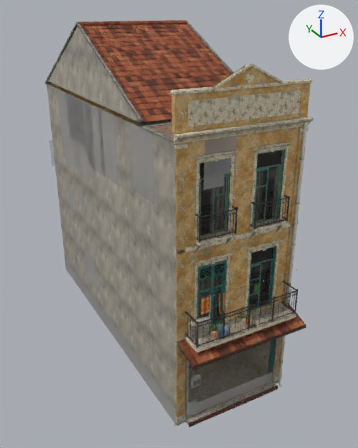
What one commit did to the glTF model assets/models/city/colonial_3f_w5_ochre.glb.
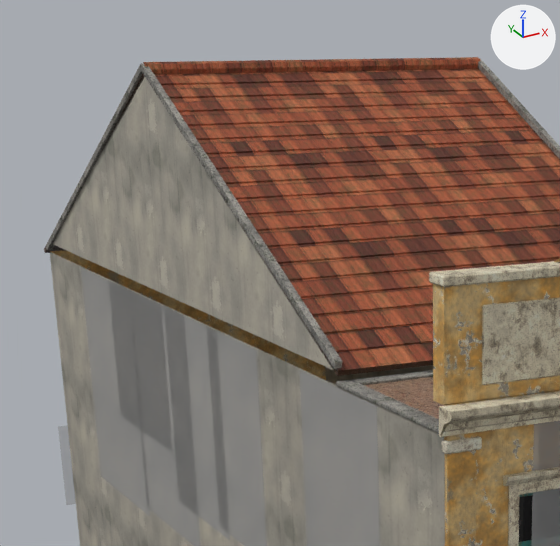
Each version appears first whole from a 50 mm camera at (-9.25, -12.5, 14.57) aimed at (0.66, 5.53, 5.55), and next in a close-up on the part from 8% to 60% of the width and 0% to 40% of the height. The lights are fixed; the arrows at upper right show +X, +Y and +Z. The last two pictures show the newer version. Objects named as collision shapes, trigger or cutter boxes, shadow casters or lower levels of detail are left out. Where no turn or scale is listed for an object, it has been applied to the vertices. Vertices at exactly the same position are counted once.

Names of what the first close-up shows: 'colonial_3f_w5_ochre_detail', 'colonial_3f_w5_ochre_shell'.
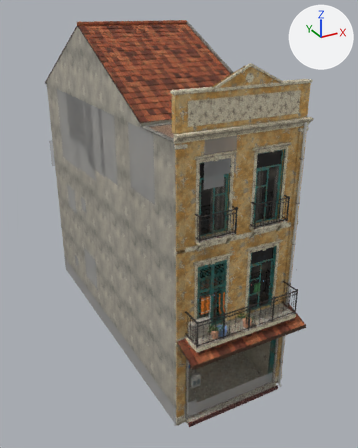
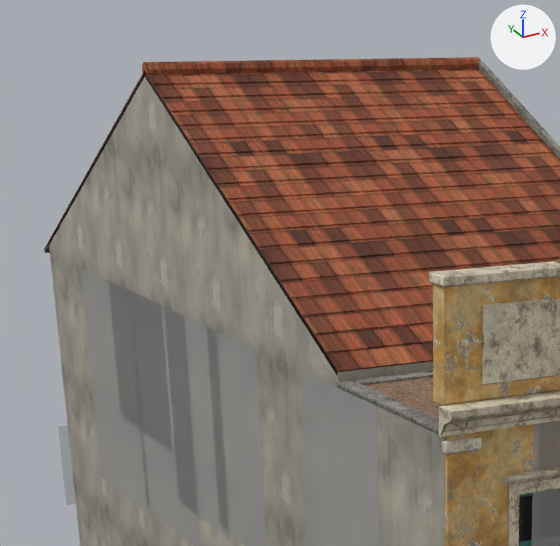
Where the change shows, as pixel boxes (x1, y1, x2, y2) in the close-ups (560 x 546 px):
part 1 of me_colonial_3f_w5_ochre_shell, deleted
    before: (46, 63, 343, 369)
part 2 of me_colonial_3f_w5_ochre_shell, added
    after: (49, 243, 433, 385)

Diff of the bpy script that builds the scene:
```diff
--- a/assets/models/city/colonial_3f_w5_ochre.glb.py
+++ b/assets/models/city/colonial_3f_w5_ochre.glb.py
@@ me_colonial_3f_w5_ochre_shell @@
 # used by ob_colonial_3f_w5_ochre_shell; location = (0.0, 0.0, 0.0)
 # verts and faces of me_colonial_3f_w5_ochre_shell; kept vertices keep their numbers, new ones are numbered from 3730
 # before: 707 (2.5, 14.0, 10.9), 1075 (-2.5, 14.0, 10.9) at pixel (49, 251), 3627 (-2.5, 14.0, 11.1) at pixel (48, 242), 3628 (-2.5, 2.4, 11.1) at pixel (337, 372), 3629 (2.5, 2.4, 11.1)
 # before: 3630 (2.5, 14.0, 11.1), 3632 (-2.5, 2.4, 10.9) at pixel (338, 386), 3633 (2.5, 2.4, 10.9)
-me_colonial_3f_w5_ochre_shell.from_pydata(...)  # 3730 vertices, 5941 faces; spans x -2.6..2.6, y -1.1..14.4, z 0.0..14.0
+me_colonial_3f_w5_ochre_shell.from_pydata(...)  # 3718 vertices, 5929 faces; spans x -2.6..2.6, y -1.1..14.4, z 0.0..14.0
+# me_colonial_3f_w5_ochre_shell part 1: the loose piece of 12 vertices spanning x -2.5, y 2.4..14.0, z 10.9..14.0 is deleted
+# me_colonial_3f_w5_ochre_shell part 2
+faces += [(1075, 3628, 3627), (1075, 3632, 3628), (707, 3630, 3633), (3629, 3633, 3630), (3629, 3632, 3633), (3628, 3632, 3629)]  # mat_arch_cement_render
+faces += [(707, 3627, 3630), (707, 1075, 3627)]  # mat_arch_cement_render
 me_colonial_3f_w5_ochre_shell.materials.append(mat_arch_plaster_ochre)
```
